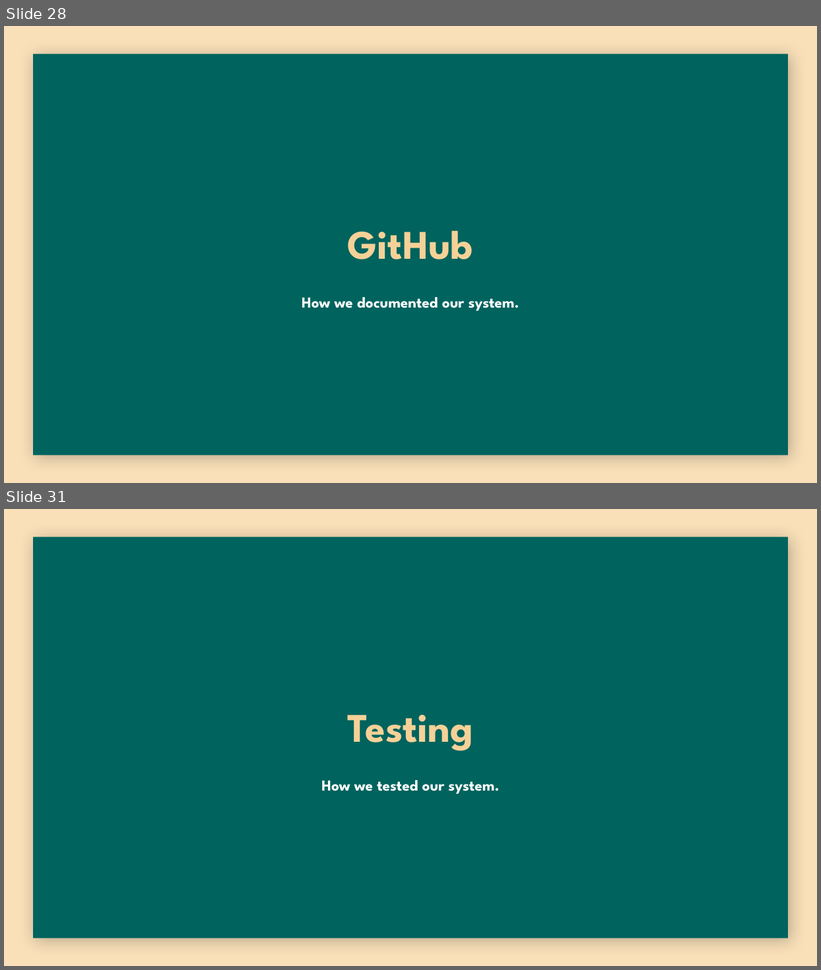
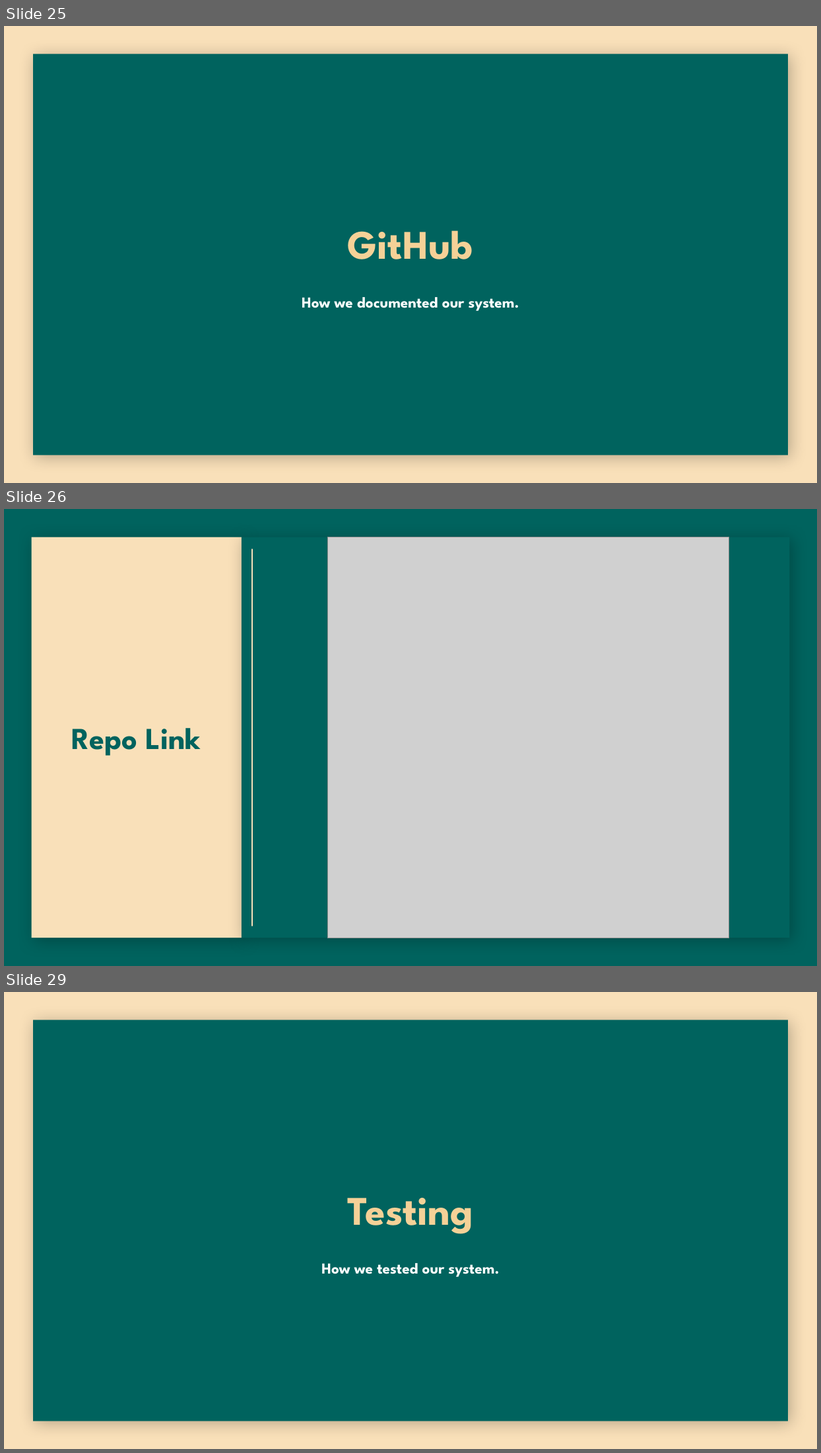
Before and after one commit to yashGhela/cos214prac6, a slide deck: Presentation/TIVIDY-Presentation.pptx. Shown one above the other, each under a label of ours: slides 28 and 31 before the commit, slides 25, 26 and 29 after it; the slides between them are not shown. The pictures are 821x970 and 821x1453 pixels, drawn with LibreOffice and Linux fonts; fonts in the diff are those of the drawing; grey boxes stand for pictures; background and template pictures are left out. Boxes give left, top, right and bottom in pixels: in the first picture for what was removed or moved away, otherwise in the second. Text is boxed around its words. In the diff, an @@ line names an element or a change of style, - is before the commit and + after.

```diff
--- a/Presentation/TIVIDY-Presentation.pptx
+++ b/Presentation/TIVIDY-Presentation.pptx
@@ slide 26 added at box(4, 509, 817, 966), background picture (left out) @@
@@ rectangle added at box(32, 537, 242, 938), fill #F9E0B9 @@
@@ rectangle added at box(242, 537, 790, 938), fill #00635D @@
@@ picture added at box(328, 537, 729, 939) @@
@@ line added from (252, 926) to (252, 549), #F9E0B9 1.5 pt @@
@@ title added at box(72, 728, 201, 756), 36 pt, text #00635D, bold @@
+Repo Link
@@ what was slide 28 is now slide 25 @@
@@ what was slide 31 is now slide 29 @@
```
Also in this commit, not shown: 16 slides changed, 3 slides removed, 6 other files.
